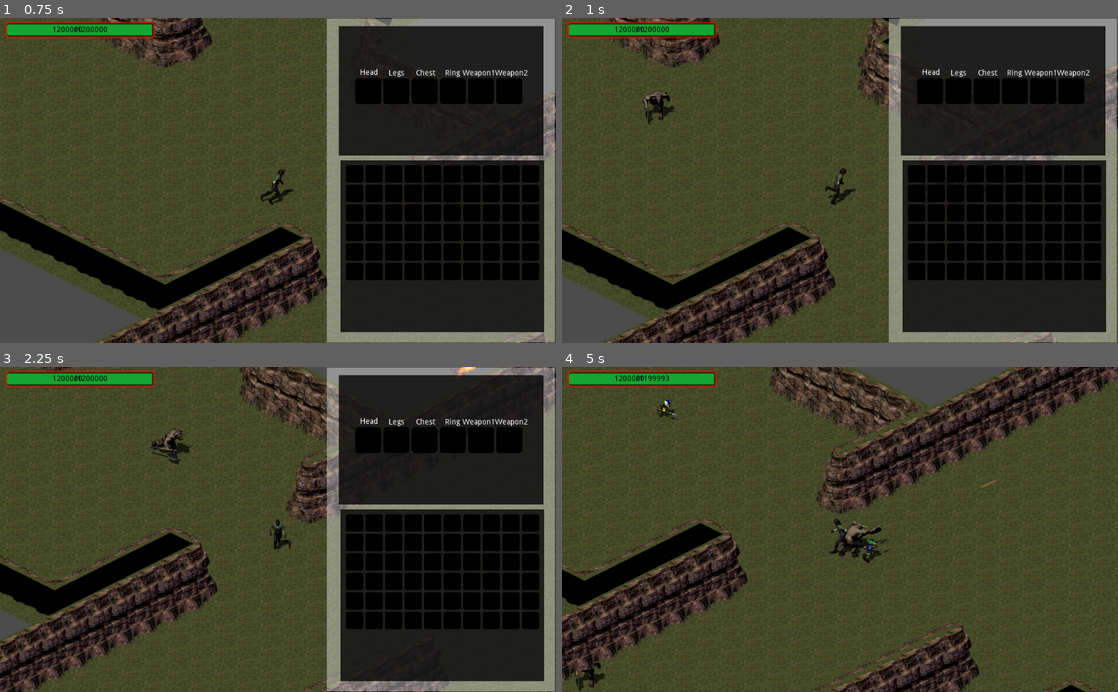
Above: before the commit, frames 1-4 (two rows, left to right).
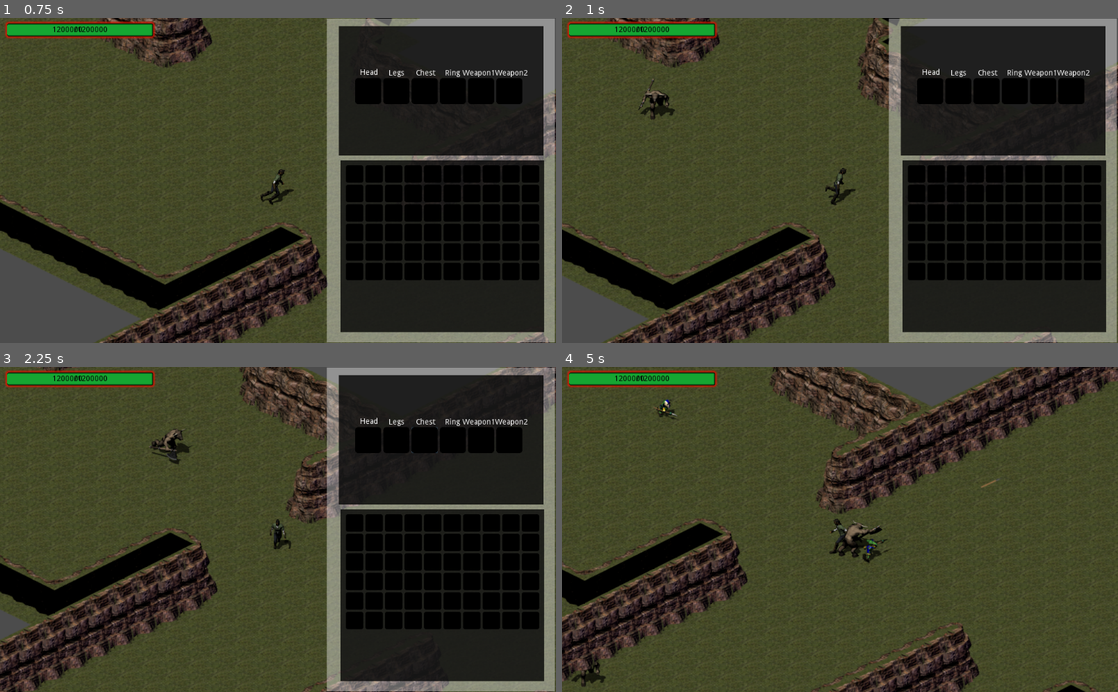
Above: after the commit, the same moments.

Repository: bluewolf44/2021_DTE_Project
Game: Godot game, scene res://Scenes/World.tscn
Same seed, same stepped clock (60 frames per second), same inputs: the game is played once before the commit and once after it. The engine's default icon, where the game draws it, is replaced by a stand-in: a white triangle on a blue panel in a dark square.
Inputs (mouse positions are in pixels of both pictures, inside the frame that each line leads up to):
- Up to frame 1 (0.75 s): tap Enter at 0.5 s; move the mouse to (400, 164) at 0.52 s; hold D (Move_Right) from 0.53 s (still down); tap E (E) at 0.6 s
- Up to frame 2 (1 s): keep holding D (Move_Right)
- Up to frame 3 (2.25 s): release D (Move_Right) at 1.25 s; click (422, 438) at 1.27 s; move the mouse to (166, 545) at 2.02 s; hold S (Move_Down) from 2.03 s (still down); click (166, 545) at 2.1 s
- Up to frame 4 (5 s): move the mouse to (895, 458) at 2.77 s; release S (Move_Down) at 2.78 s; hold D (Move_Right) 2.78-3.53 s; tap Q (Q) at 2.85 s; move the mouse to (812, 594) at 3.52 s; hold W (Move_Up) 3.53-4.28 s; right-click (812, 594) at 3.6 s; move the mouse to (1006, 578) at 4.27 s; hold A (Move_Left) from 4.28 s (still down); tap E (E) at 4.35 s

Frame 1 is identical in both runs. In frame 2, 0.2% of the frame differs, in the area x 13-21%, y 18-33%; in frame 3, less than 0.1%; in frame 4, 0.2%.

Commit message:
added stats

Diff:
--- a/Project/Resource script/Enemy_attack.gd
+++ b/Project/Resource script/Enemy_attack.gd
@@ -17,4 +17,4 @@
 export var sprite = "null"
 
 var affect = []
-var interact = [{"input":"Player"}]
+var interact = [{"input":"Player"},{"input":"Wall"}]
--- a/Project/Resoures/Fire_ball2.tres
+++ b/Project/Resoures/Fire_ball2.tres
@@ -16,12 +16,12 @@
 
 [sub_resource type="Resource" id=3]
 script = ExtResource( 5 )
-input = 10
+input = 20
 
 [sub_resource type="Resource" id=4]
 script = ExtResource( 2 )
 name = "name"
-time = 2.0
+time = 1.0
 speed = 0
 sprite = "Sun"
 description = ""
--- a/Project/Scenes/Enemys/Minotaur.tscn
+++ b/Project/Scenes/Enemys/Minotaur.tscn
@@ -523,7 +523,7 @@
 texture = ExtResource( 1 )
 hframes = 24
 vframes = 8
-frame = 148
+frame = 153
 __meta__ = {
 "_edit_lock_": true
 }
--- a/Project/Scenes/Player.tscn
+++ b/Project/Scenes/Player.tscn
@@ -871,7 +871,7 @@
 texture = ExtResource( 1 )
 hframes = 32
 vframes = 8
-frame = 161
+frame = 163
 __meta__ = {
 "_edit_lock_": true
 }
@@ -880,7 +880,7 @@
 texture = ExtResource( 2 )
 hframes = 32
 vframes = 8
-frame = 161
+frame = 163
 __meta__ = {
 "_edit_lock_": true
 }
--- a/Project/Scenes/Projectile.tscn
+++ b/Project/Scenes/Projectile.tscn
@@ -453,4 +453,5 @@
 one_shot = true
 autostart = true
 
+[connection signal="body_entered" from="Area2D" to="." method="_on_Area2D_body_entered"]
 [connection signal="timeout" from="Timer" to="." method="_on_Timer_timeout"]
--- a/Project/Scripts/Enemys.gd
+++ b/Project/Scripts/Enemys.gd
@@ -62,7 +62,7 @@
 	can_get_hit = true
 
 func create_drop():
-	var rare = PlayerData.run_random({"max":1000,range(300,1000):0,range(150,300):1,range(80,150):2,range(30,80):3,range(5,30):4,range(5):5})
+	var rare = PlayerData.run_random({"max":1000,range(400,1000):0,range(100,400):1,range(40,100):2,range(13,40):3,range(2,13):4,range(2):5})
 	if rare == 0:
 		return
 
--- a/Project/Scripts/Equitment_slots.gd
+++ b/Project/Scripts/Equitment_slots.gd
@@ -24,6 +24,7 @@
 		PlayerData.remove_item(new_data)
 		player.move_item(data)
 		data = new_data
+		PlayerData.update_stats()
 
 	elif move.data and ["Chest","Ring","Legs","Head","Weapon"][move.data.type] == type:
 		data = move.data
@@ -34,6 +35,7 @@
 		PlayerData.equited[id] = data
 		player.reset_move()
 		player.show_info(self,data)
+		PlayerData.update_stats()
 
 	elif data:
 		$Sprite.texture = load("res://icon.png")
@@ -41,6 +43,7 @@
 		player.move_item(data)
 		data = null
 		PlayerData.equited[id] = null
+		PlayerData.update_stats()
 
 func _on_Button_mouse_entered():
 	if data:
--- a/Project/Scripts/Inv_slot.gd
+++ b/Project/Scripts/Inv_slot.gd
@@ -28,7 +28,7 @@
 
 	elif data:
 		$icon.texture = load("res://icon.png")
-		$icon.modulate = Color(1,1,1)
+		$icon.modulate = Color(0,0,0)
 		player.move_item(data)
 		data = null
 		PlayerData.remove_item(data)
--- a/Project/Scripts/Player.gd
+++ b/Project/Scripts/Player.gd
@@ -124,8 +124,6 @@
 func reset_move():
 	$CanvasLayer/Move.data = null
 	$CanvasLayer/Move.visible = false
-	$CanvasLayer/Move.texture = load("res://icon.png")
-	$CanvasLayer/Move.modulate = Color(1,1,1)
 	move_inv = false
 
 func show_info(slot,data):
--- a/Project/Scripts/Player_data.gd
+++ b/Project/Scripts/Player_data.gd
@@ -6,8 +6,25 @@
 var crit = 2
 var speed = 300
 
+var base_health = 1200
+var base_attack = 69
+var base_defence = 4
+var base_crit = 2
+var base_speed = 300
+
+var add_health = 0
+var add_attack = 0
+var add_defence = 0
+var add_crit = 0
+var add_speed = 0
+
+var per_health = 0
+var per_attack = 0
+var per_defence = 0
+var per_crit = 0
+var per_speed = 0
+
 var inventory = []
-
 var equited = {}
 
 func _ready():
@@ -29,3 +46,17 @@
 	for d in data:
 		if numb in d:
 			return data[d]
+
+func update_stats():
+	for n in ["add","per"]:
+		for i in ["attack","health","defence","speed","crit"]:
+			self[n + "_"+ i] = 0
+
+	for e in equited:
+		if equited[e]:
+			for stat in equited[e].stats:
+				self[["add","per"][stat.change]+"_"+["attack","health","defence","speed","crit",][stat.type]] += stat.amount
+
+	for i in ["attack","health","defence","speed","crit"]:
+		self[i] = (round(self["per_" + i]/100+1)*self["base_" + i] + self["add_" + i])
+		print(i,self[i])
--- a/Project/Scripts/Projectile.gd
+++ b/Project/Scripts/Projectile.gd
@@ -6,8 +6,6 @@
 var affect = []
 var type = "Projectile"
 onready var player = get_parent().get_parent().get_node("Player")
-
-
 
 func _process(delta):
 	position += move*delta
@@ -38,3 +36,7 @@
 
 func _on_Timer_timeout():
 	queue_free()
+
+func _on_Area2D_body_entered(body):
+	if body.name == "Wall" and "Wall" in interact:
+		queue_free()
Not shown, changed: Project/Sprites/Attacks/Thumbs.db
Not shown, changed: Project/Sprites/Enemys/Thumbs.db
